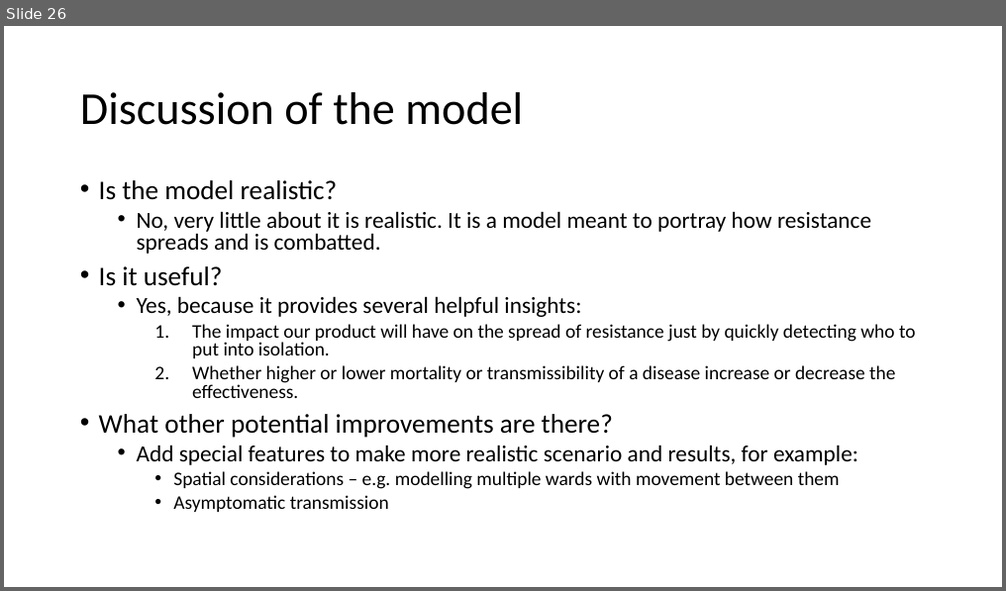
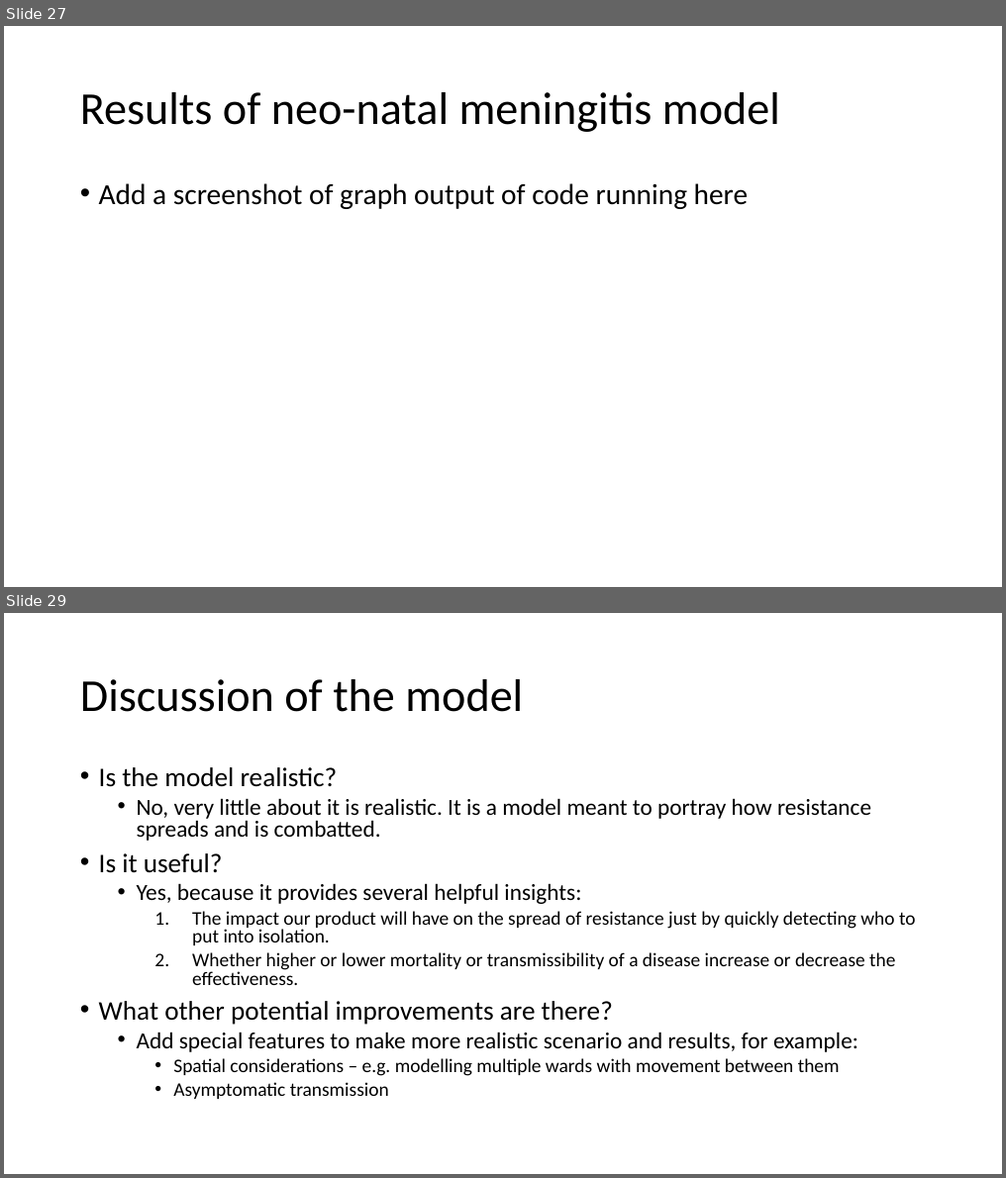
Before and after one commit to EdmundGoodman/Warwick_modelling, a slide deck: modelling_presentation/ComputerModellingPresentation.pptx. Shown one above the other, each under a label of ours: slide 26 before the commit, slides 27 and 29 after it; the slides between them are not shown. The pictures are 1006x591 and 1006x1178 pixels, drawn with LibreOffice and Linux fonts; fonts in the diff are those of the drawing. Boxes give left, top, right and bottom in pixels: in the first picture for what was removed or moved away, otherwise in the second. Text is boxed around its words. In the diff, an @@ line names an element or a change of style, - is before the commit and + after.

Commit message:
Updated modelling presentation so Axel has absolutely minimal work to do in his domain

```diff
--- a/modelling_presentation/ComputerModellingPresentation.pptx
+++ b/modelling_presentation/ComputerModellingPresentation.pptx
@@ slide 27 added at (4, 26, 1002, 587), background #FFFFFF @@
@@ title added at (80, 92, 780, 132), 44 pt, text #000000 @@
+Results of neo-natal meningitis model
@@ text added at (99, 183, 747, 209), 28 pt, text #000000 @@
+• Add a screenshot of graph output of code running here
@@ what was slide 26 is now slide 29 @@
```
Also in this commit, not shown: 6 slides changed, 7 other slides added, 5 slides removed, 1 other file.
